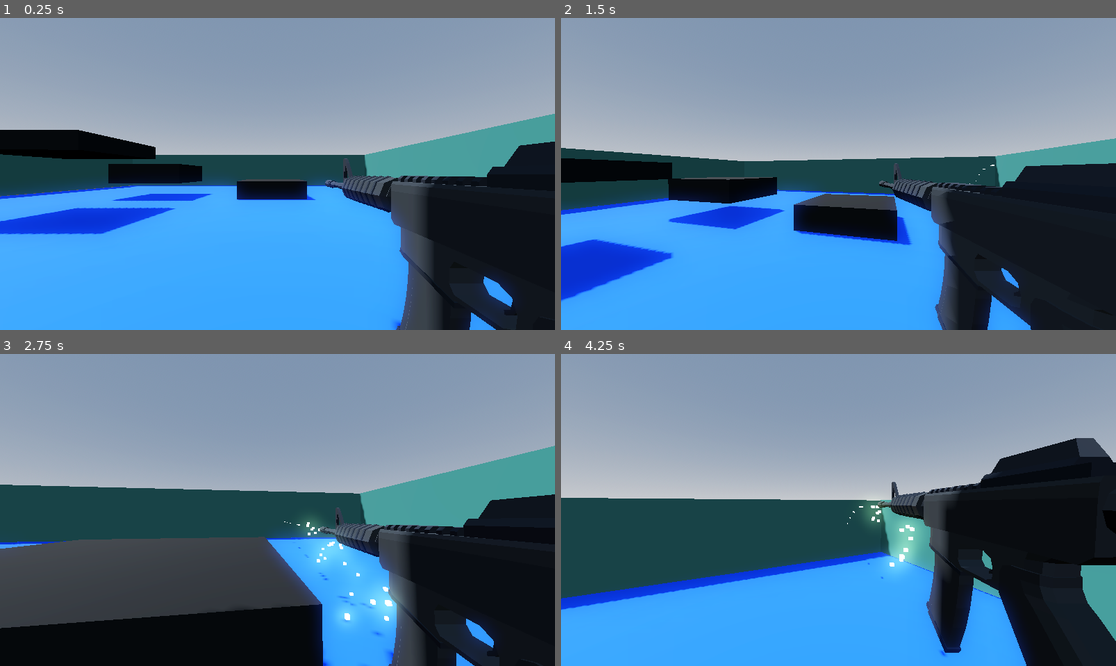
Above: before the commit, frames 1-4 (two rows, left to right).
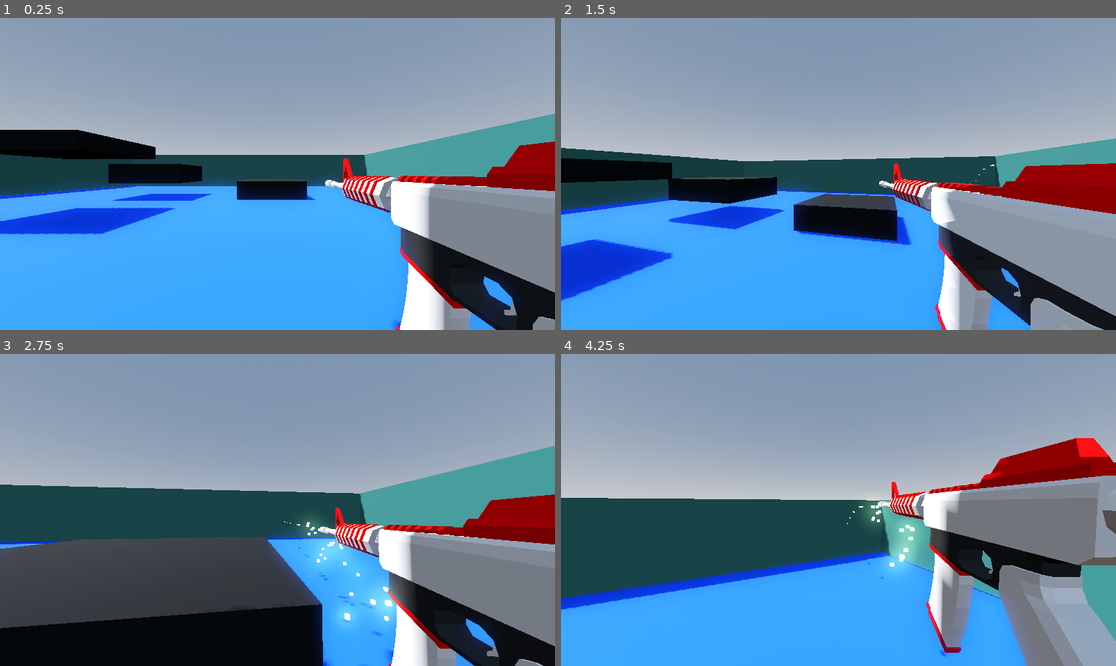
Above: after the commit, the same moments.

Repository: AmazenYT/shootergameassignment
Game: Godot game, scene res://world.tscn
Two runs of this game, one before a commit and one after it. Both use one fixed random seed, a clock stepped at 60 frames per second and the inputs below.
Inputs (mouse positions are in pixels of both pictures, inside the frame that each line leads up to):
- Up to frame 1 (0.25 s): no input
- Up to frame 2 (1.5 s): move the mouse to (866, 174) at 0.52 s; press the mouse at (866, 174) at 0.53 s; hold W (up) from 0.53 s (still down); tap Space (jump) at 0.77 s; move the mouse to (810, 174) at 1.27 s; release the mouse at (810, 174) at 1.28 s; tap Shift (sprint) at 1.35 s
- Up to frame 3 (2.75 s): keep holding W (up); tap Space (jump) at 1.52 s; move the mouse to (288, 503) at 2.02 s; press the mouse at (288, 503) at 2.03 s
- Up to frame 4 (4.25 s): keep holding W (up); move the mouse to (832, 516) at 2.77 s; release the mouse at (832, 516) at 2.78 s; tap Shift (sprint) at 2.85 s; tap Space (jump) at 3.02, 3.77 s; move the mouse to (877, 513) at 3.52 s; press the mouse at (877, 513) at 3.53 s

The runs differ from the first frame. In frame 1, 12% of the frame differs, in the area x 58-100%, y 39-100%; in frame 2, 13%; in frame 3, 12%; in frame 4, 17%, in the area x 57-100%, y 26-100%.

Commit message:
Assault Rifle retextured

Diff:
--- a/shooter-game/rifle.tscn
+++ b/shooter-game/rifle.tscn
@@ -1,6 +1,52 @@
-[gd_scene load_steps=5 format=3 uid="uid://rylaw0nvvl4b"]
+[gd_scene load_steps=14 format=3 uid="uid://rylaw0nvvl4b"]
 
 [ext_resource type="PackedScene" uid="uid://bw42ppymljjpj" path="res://Assault Rifle/AssaultRifle2_1.fbx" id="1_j33d7"]
+
+[sub_resource type="Gradient" id="Gradient_j33d7"]
+
+[sub_resource type="GradientTexture1D" id="GradientTexture1D_jao7y"]
+gradient = SubResource("Gradient_j33d7")
+
+[sub_resource type="StandardMaterial3D" id="StandardMaterial3D_0lxr5"]
+metallic = 1.0
+metallic_specular = 0.0
+metallic_texture = SubResource("GradientTexture1D_jao7y")
+
+[sub_resource type="Gradient" id="Gradient_amdq0"]
+
+[sub_resource type="GradientTexture1D" id="GradientTexture1D_0koic"]
+gradient = SubResource("Gradient_amdq0")
+
+[sub_resource type="StandardMaterial3D" id="StandardMaterial3D_msqsb"]
+albedo_color = Color(1, 0, 0, 1)
+metallic = 1.0
+metallic_texture = SubResource("GradientTexture1D_0koic")
+
+[sub_resource type="Gradient" id="Gradient_mj755"]
+
+[sub_resource type="GradientTexture2D" id="GradientTexture2D_138ou"]
+gradient = SubResource("Gradient_mj755")
+
+[sub_resource type="StandardMaterial3D" id="StandardMaterial3D_0qv6g"]
+albedo_color = Color(0, 0, 0, 1)
+metallic = 1.0
+metallic_specular = 1.0
+metallic_texture = SubResource("GradientTexture2D_138ou")
+
+[sub_resource type="Animation" id="Animation_jao7y"]
+length = 0.001
+tracks/0/type = "value"
+tracks/0/imported = false
+tracks/0/enabled = true
+tracks/0/path = NodePath("AssaultRifle2_1:position")
+tracks/0/interp = 1
+tracks/0/loop_wrap = true
+tracks/0/keys = {
+"times": PackedFloat32Array(0),
+"transitions": PackedFloat32Array(1),
+"update": 0,
+"values": [Vector3(0, 0, 0)]
+}
 
 [sub_resource type="Animation" id="Animation_j33d7"]
 resource_name = "Shoot"
@@ -19,21 +65,6 @@
 "values": [Vector3(0, 0, 0), Vector3(0, 0, 0.05), Vector3(0, 0, 0)]
 }
 
-[sub_resource type="Animation" id="Animation_jao7y"]
-length = 0.001
-tracks/0/type = "value"
-tracks/0/imported = false
-tracks/0/enabled = true
-tracks/0/path = NodePath("AssaultRifle2_1:position")
-tracks/0/interp = 1
-tracks/0/loop_wrap = true
-tracks/0/keys = {
-"times": PackedFloat32Array(0),
-"transitions": PackedFloat32Array(1),
-"update": 0,
-"values": [Vector3(0, 0, 0)]
-}
-
 [sub_resource type="AnimationLibrary" id="AnimationLibrary_0lxr5"]
 _data = {
 &"RESET": SubResource("Animation_jao7y"),
@@ -41,6 +72,11 @@
 }
 
 [node name="Rifle" instance=ExtResource("1_j33d7")]
+
+[node name="AssaultRifle2_1" parent="." index="0"]
+surface_material_override/0 = SubResource("StandardMaterial3D_0lxr5")
+surface_material_override/1 = SubResource("StandardMaterial3D_msqsb")
+surface_material_override/2 = SubResource("StandardMaterial3D_0qv6g")
 
 [node name="AnimationPlayer" type="AnimationPlayer" parent="." index="1"]
 libraries = {
